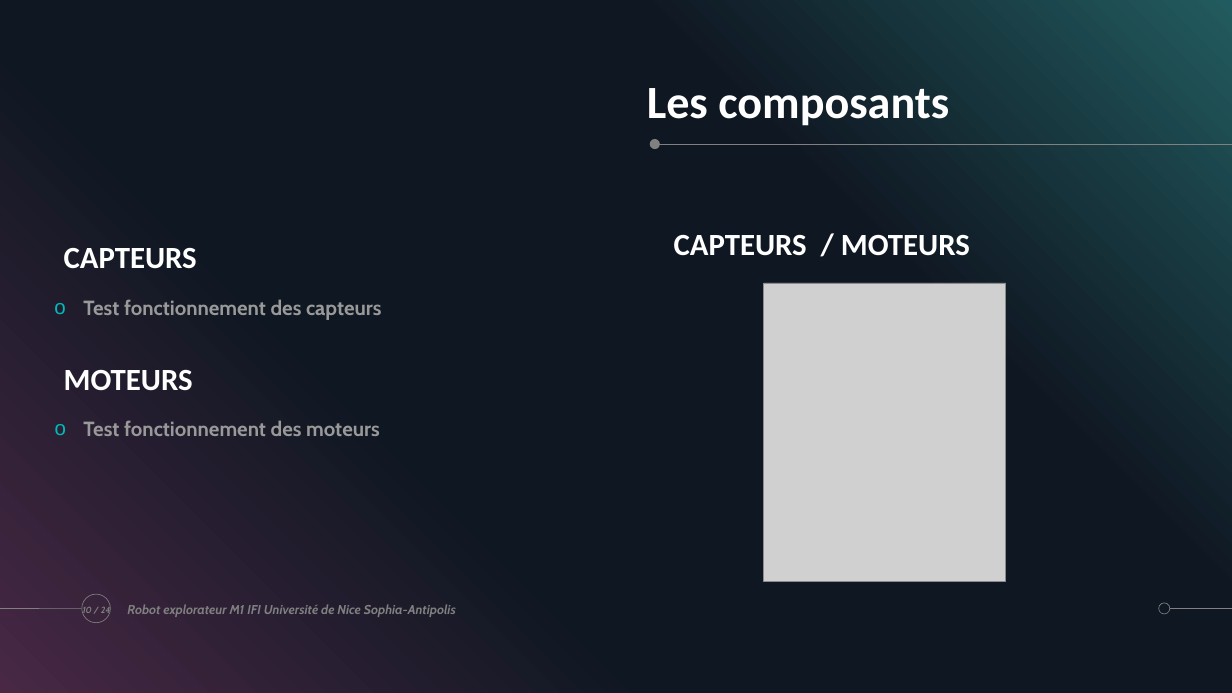
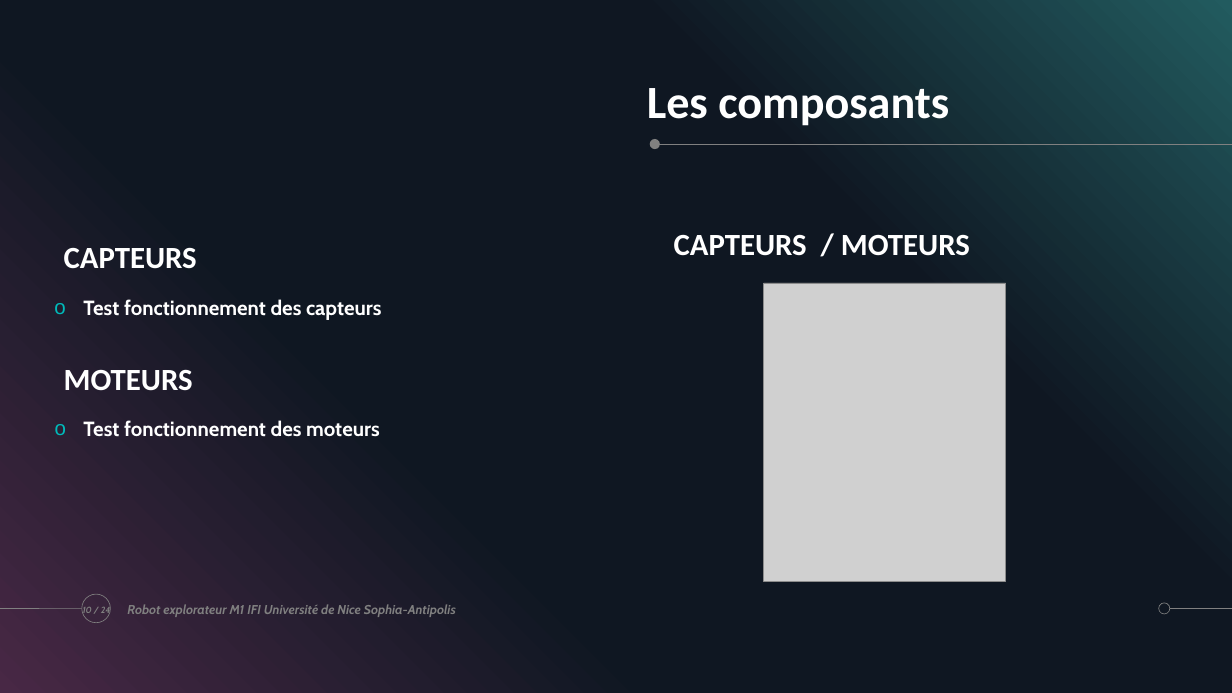
Before and after one commit to ChloeMaccarinelli/TER_M1_S2, a slide deck: slide 10 of doc/Diapo_LOTFI_MACCARINELLI_MARION.pptx. Drawn at 1232x693 pixels with LibreOffice and Linux fonts; fonts in the diff are those of the drawing; grey boxes stand for pictures. Boxes give left, top, right and bottom in pixels: in the first picture for what was removed or moved away, otherwise in the second. Text is boxed around its words. In the diff, an @@ line names an element or a change of style, - is before the commit and + after.

```diff
--- a/doc/Diapo_LOTFI_MACCARINELLI_MARION.pptx
+++ b/doc/Diapo_LOTFI_MACCARINELLI_MARION.pptx
@@ text "Test fonctionnement des capteurs" at (x1=83, y1=299, x2=382, y2=320): text colour #999999 to #FFFFFF @@
@@ text "Test fonctionnement des moteurs" at (x1=83, y1=420, x2=380, y2=437): text colour #999999 to #FFFFFF @@
```
Also in this commit, not shown: 10 other slides changed, 3 other files.
